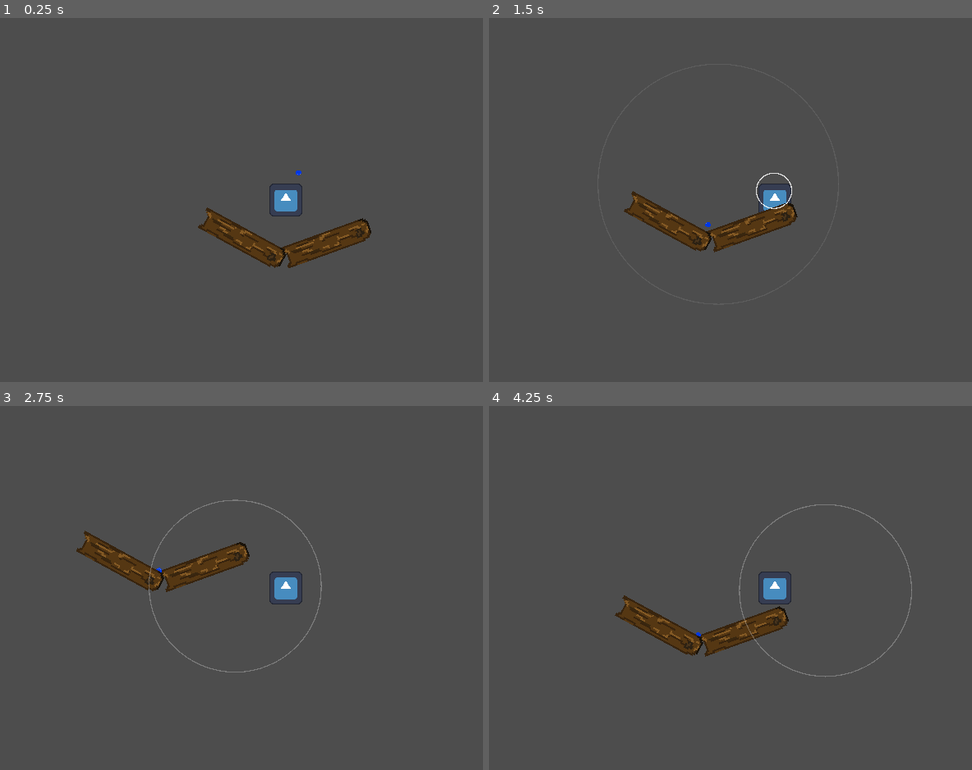
Above: before the commit, frames 1-4 (two rows, left to right).
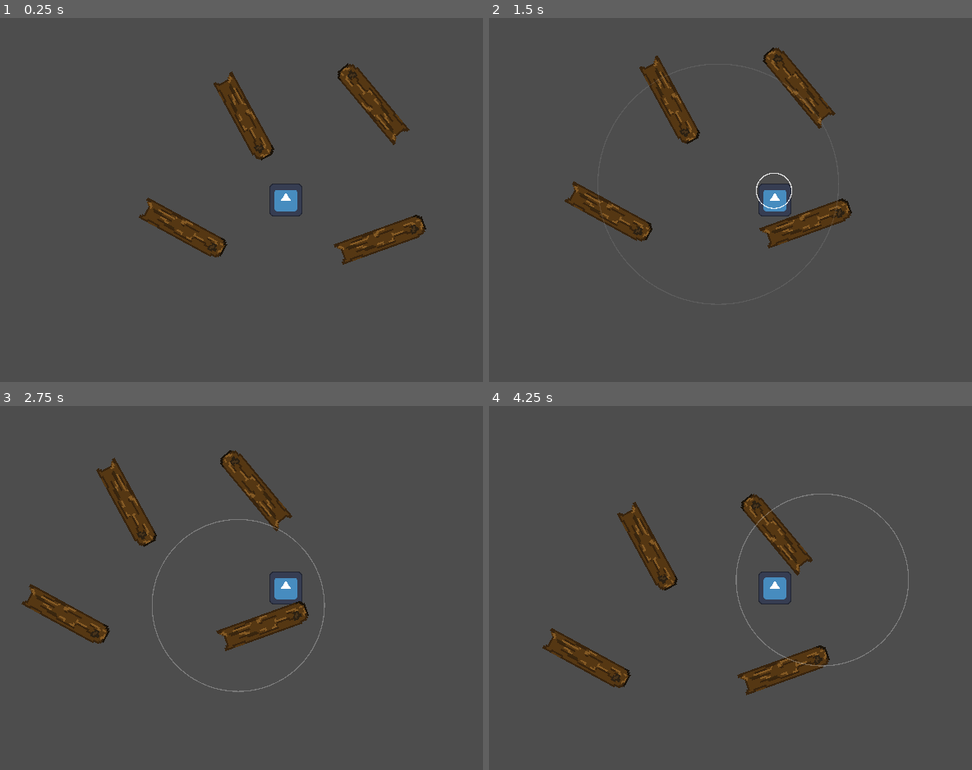
Above: after the commit, the same moments.

Repository: AragornOfKebroyd/Chapa
Game: Godot game, scene res://main.tscn
Same seed, same stepped clock (60 frames per second), same inputs: the game is played once before the commit and once after it. The engine's default icon, where the game draws it, is replaced by a stand-in: a white triangle on a blue panel in a dark square.
Inputs:
- Up to frame 1 (0.25 s): no input
- Up to frame 2 (1.5 s): tap Enter at 0.5 s; hold D (move_right) 0.53-1.28 s; tap E (squeak) at 0.6, 1.35 s; hold S (move_down) from 1.28 s (still down)
- Up to frame 3 (2.75 s): release S (move_down) at 2.03 s; hold D (move_right) from 2.03 s (still down); tap E (squeak) at 2.1 s
- Up to frame 4 (4.25 s): release D (move_right) at 2.78 s; hold W (move_up) 2.78-3.53 s; tap E (squeak) at 2.85, 3.6 s; hold A (move_left) from 3.53 s (still down)

The runs differ from the first frame. In frame 1, 6.4% of the frame differs, in the area x 28-89%, y 12-69%; in frame 2, 6.4%; in frame 3, 7.2%, in the area x 4-68%, y 12-79%; in frame 4, 7.2%.

Commit message:
added tileset

Diff:
--- a/main.tscn
+++ b/main.tscn
@@ -8,15 +8,27 @@
 
 [node name="CharacterBody2D" parent="." instance=ExtResource("1_nfi0n")]
 position = Vector2(-6, -11)
+motion_mode = 1
+wall_min_slide_angle = 0.677188
 
 [node name="Fallen Tree" parent="." instance=ExtResource("2_dudaw")]
-position = Vector2(110, 108)
+position = Vector2(269, 97)
 rotation = -0.345575
 
+[node name="Fallen Tree2" parent="." instance=ExtResource("2_dudaw")]
+position = Vector2(-303, 68)
+rotation = 0.50091
+
 [node name="Ball" parent="." instance=ExtResource("3_ays8w")]
-position = Vector2(31, -175)
+visible = false
+position = Vector2(63, -173)
+scale = Vector2(1, 1)
 gravity_scale = 8.0
 
-[node name="Fallen Tree2" parent="." instance=ExtResource("2_dudaw")]
-position = Vector2(-130, 97)
-rotation = 0.50091
+[node name="Fallen Tree3" parent="." instance=ExtResource("2_dudaw")]
+position = Vector2(242, -291)
+rotation = -2.26195
+
+[node name="Fallen Tree4" parent="." instance=ExtResource("2_dudaw")]
+position = Vector2(-121, -257)
+rotation = -5.21155
--- a/scripts/player.gd
+++ b/scripts/player.gd
@@ -28,13 +28,18 @@
 
 
 @export var wave_scene: PackedScene  # Drag the Wave scene into the inspector
-
+@export var sqeak_cooldown = 0.5
+var can_sqeak = true
 func process_squeak():
-	if Input.is_action_just_pressed("squeak"):
+	if Input.is_action_just_pressed("squeak") and can_sqeak:
 		print("squeak")
 		var wave = wave_scene.instantiate()
 		wave.global_position = global_position
 		get_parent().add_child(wave)
+
+		can_sqeak = false
+		get_tree().create_timer(sqeak_cooldown).timeout.connect(func(): can_sqeak = true)
+
 
 func process_movement(delta):
 	#velocity = Vector2.ZERO
@@ -76,4 +81,5 @@
 	if abs(velocity.y) < THRESHHOLD and sign(velocity) != sign(acceleration):
 		velocity.y = 0
 
-	position += velocity * delta
+	# update position with collision
+	move_and_slide()
--- a/scripts/sound_wave.gd
+++ b/scripts/sound_wave.gd
@@ -6,7 +6,50 @@
 # Called when the node enters the scene tree for the first time.
 
 @export var start_radius: float = 50.0  # Initial radius of the circle
-@export var segments: int = 64  # Number of points in the circle
+@export var segments: int = 256  # Number of points in the circle
+
+
+var points: Array
+var velocities: Array
+
+func create_wave():
+	points.clear()
+	velocities.clear()
+
+	for i in range(segments + 1):
+		var angle = i * TAU / segments
+		var direction =  Vector2(cos(angle), sin(angle))
+		var start_position = direction * start_radius
+
+		points.append(start_position)
+		velocities.append(direction * wave_speed)
+
+	update_wave()
+
+func update_wave():
+	var line = $Line2D
+	line.clear_points()
+
+	for p in points:
+		line.add_point(p)
+
+func process_wave(delta):
+	for i in range(segments+1):
+		var new_pos = points[i] + velocities[i] * delta
+
+		# check for collision
+		var space_state = get_world_2d().direct_space_state
+		var query = PhysicsRayQueryParameters2D.create(points[i] + global_position, new_pos + global_position)
+		var result = space_state.intersect_ray(query)
+
+		if result:
+			# Bounce the point if it hits something
+			var normal = result.normal
+			velocities[i] = velocities[i].bounce(normal)
+
+		points[i] = new_pos  # Update position
+	update_wave()
+
 
 
 func draw_wave(r):
@@ -24,10 +67,12 @@
 
 	for i in range(segments + 1):  # +1 to close the loop
 		var angle = i * TAU / segments  # TAU = 2 * PI
-		var point = Vector2(cos(angle), sin(angle)) * r
+		var direction =  Vector2(cos(angle), sin(angle))
+		var point = direction * r
 		line.add_point(point)
 
 func _ready():
+	#create_wave()
 	pass
 
 
@@ -41,7 +86,7 @@
 	draw_wave(radius)
 	$Area2D/CollisionShape2D.shape.radius = radius
 
-
+	#process_wave(delta)
 
 	if radius > max_radius:
 		queue_free()
--- /dev/null
+++ b/tile_map.tscn
@@ -0,0 +1,155 @@
+[gd_scene load_steps=4 format=3 uid="uid://cc2s03gf2j5og"]
+
+[ext_resource type="Texture2D" uid="uid://c67m6l3lnkmjq" path="res://assets/Harvest Sumer Free Ver. Pack/tilesets/Set 1.0.png" id="1_lson7"]
+
+[sub_resource type="TileSetAtlasSource" id="TileSetAtlasSource_dno7g"]
+texture = ExtResource("1_lson7")
+1:1/0 = 0
+2:1/0 = 0
+3:1/0 = 0
+4:1/0 = 0
+5:1/0 = 0
+6:1/0 = 0
+7:1/0 = 0
+8:1/0 = 0
+9:1/0 = 0
+10:1/0 = 0
+11:1/0 = 0
+12:1/0 = 0
+13:1/0 = 0
+14:1/0 = 0
+15:1/0 = 0
+1:2/0 = 0
+2:2/0 = 0
+3:2/0 = 0
+4:2/0 = 0
+5:2/0 = 0
+6:2/0 = 0
+7:2/0 = 0
+8:2/0 = 0
+9:2/0 = 0
+10:2/0 = 0
+11:2/0 = 0
+12:2/0 = 0
+13:2/0 = 0
+14:2/0 = 0
+15:2/0 = 0
+16:2/0 = 0
+1:3/0 = 0
+2:3/0 = 0
+3:3/0 = 0
+4:3/0 = 0
+5:3/0 = 0
+6:3/0 = 0
+7:3/0 = 0
+8:3/0 = 0
+9:3/0 = 0
+10:3/0 = 0
+11:3/0 = 0
+12:3/0 = 0
+13:3/0 = 0
+14:3/0 = 0
+15:3/0 = 0
+3:4/0 = 0
+5:4/0 = 0
+6:4/0 = 0
+7:4/0 = 0
+8:4/0 = 0
+9:4/0 = 0
+10:4/0 = 0
+11:4/0 = 0
+12:4/0 = 0
+13:4/0 = 0
+14:4/0 = 0
+15:4/0 = 0
+1:5/0 = 0
+2:5/0 = 0
+3:5/0 = 0
+4:5/0 = 0
+7:5/0 = 0
+9:5/0 = 0
+10:5/0 = 0
+11:5/0 = 0
+12:5/0 = 0
+13:5/0 = 0
+14:5/0 = 0
+15:5/0 = 0
+1:6/0 = 0
+3:6/0 = 0
+4:6/0 = 0
+5:6/0 = 0
+6:6/0 = 0
+7:6/0 = 0
+8:6/0 = 0
+9:6/0 = 0
+10:6/0 = 0
+11:6/0 = 0
+12:6/0 = 0
+13:6/0 = 0
+14:6/0 = 0
+15:6/0 = 0
+1:7/0 = 0
+2:7/0 = 0
+3:7/0 = 0
+4:7/0 = 0
+5:7/0 = 0
+6:7/0 = 0
+7:7/0 = 0
+9:7/0 = 0
+10:7/0 = 0
+11:7/0 = 0
+12:7/0 = 0
+13:7/0 = 0
+14:7/0 = 0
+15:7/0 = 0
+3:8/0 = 0
+4:8/0 = 0
+5:8/0 = 0
+6:8/0 = 0
+7:8/0 = 0
+8:8/0 = 0
+9:8/0 = 0
+10:8/0 = 0
+11:8/0 = 0
+12:8/0 = 0
+13:8/0 = 0
+14:8/0 = 0
+15:8/0 = 0
+5:9/0 = 0
+6:9/0 = 0
+7:9/0 = 0
+8:9/0 = 0
+9:9/0 = 0
+10:9/0 = 0
+11:9/0 = 0
+12:9/0 = 0
+13:9/0 = 0
+14:9/0 = 0
+15:9/0 = 0
+3:10/0 = 0
+6:10/0 = 0
+7:10/0 = 0
+9:10/0 = 0
+10:10/0 = 0
+11:10/0 = 0
+12:10/0 = 0
+13:10/0 = 0
+14:10/0 = 0
+15:10/0 = 0
+16:10/0 = 0
+4:11/0 = 0
+5:11/0 = 0
+7:11/0 = 0
+8:11/0 = 0
+9:11/0 = 0
+7:12/0 = 0
+9:12/0 = 0
+5:5/0 = 0
+6:5/0 = 0
+
+[sub_resource type="TileSet" id="TileSet_m0agi"]
+sources/0 = SubResource("TileSetAtlasSource_dno7g")
+
+[node name="TileMap" type="TileMap"]
+tile_set = SubResource("TileSet_m0agi")
+format = 2
Binary file added: assets/Harvest Sumer Free Ver. Pack/Harvest BG.png
Not shown, added: assets/Harvest Sumer Free Ver. Pack/Harvest BG.png.import
Not shown, added: assets/Harvest Sumer Free Ver. Pack/Vegetation/Some Objects.png.import
Not shown, added: assets/Harvest Sumer Free Ver. Pack/Vegetation/Trees 3.png.import
Binary file added: assets/Harvest Sumer Free Ver. Pack/falling leaf/4 frames.png
Not shown, added: assets/Harvest Sumer Free Ver. Pack/falling leaf/4 frames.png.import
Not shown, added: assets/Harvest Sumer Free Ver. Pack/read_me Free Ver..txt
Binary file added: assets/Harvest Sumer Free Ver. Pack/tilesets/Set 1.0.png
Not shown, added: assets/Harvest Sumer Free Ver. Pack/tilesets/Set 1.0.png.import
Binary file added: assets/Harvest Sumer Free Ver. Pack/tilesets/Set 1.1.png
Not shown, added: assets/Harvest Sumer Free Ver. Pack/tilesets/Set 1.1.png.import
Binary file added: assets/Harvest Sumer Free Ver. Pack/tilesets/Set 1.2.png
(and 3 more such lines)
